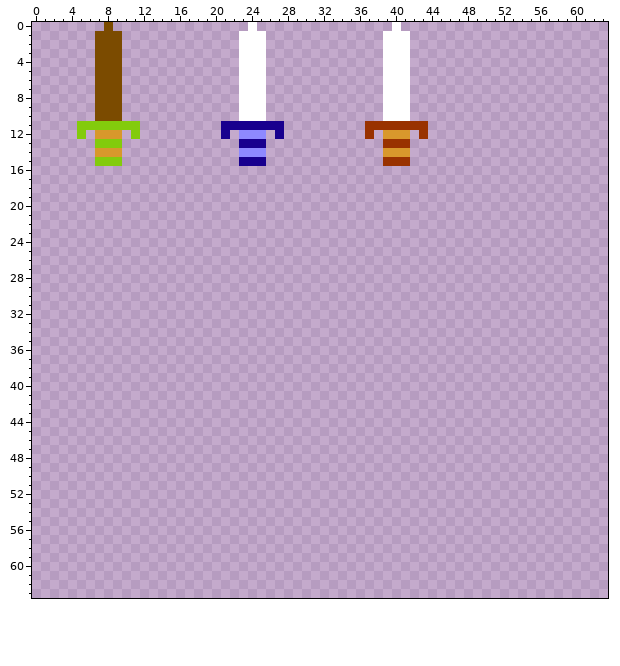
Pixel-art sprite, stored at resources/zelda1/sprites/items.png. The picture above was drawn from the file before the commit.
The file is 64x64 pixels.
Once edited:
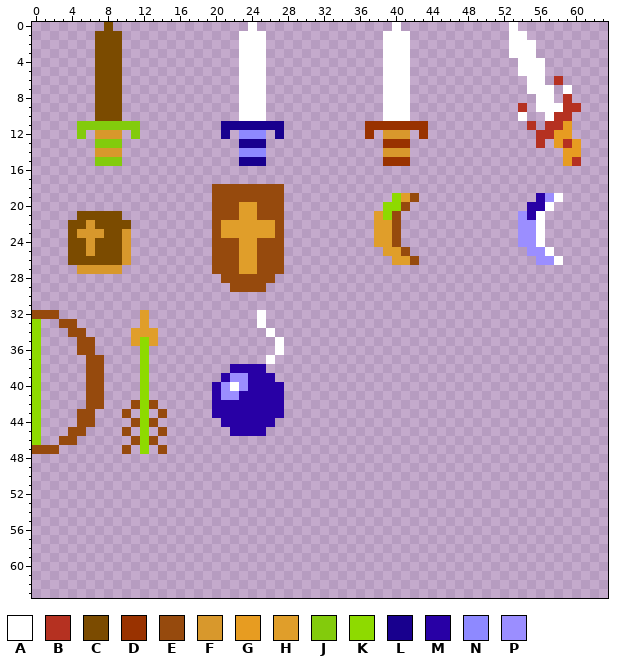
Palette (. is transparent): A #ffffff  B #b53121  C #7b4b00  D #993200  E #964a0d  F #d8982c  G #e79c21  H #e09e2a  J #83cb0c  K #8eda00  L #18008e  M #2800a5  N #8e89ff  P #9b8eff
The edit:
There is now colour A in row 0 at x 53; in row 1 at x 53 to 54; in rows 2 to 3 at x 53 to 55; in rows 4 to 5 at x 54 to 56; in row 6 at x 55 to 56; in row 7 at x 55 to 57 and 59.
There is now colour A in row 8 at x 56 to 57; in row 9 at x 56 to 58; in row 10 at x 54 and 57; in row 19 at x 58; in row 20 at x 57; in rows 21 to 24 at x 56.
There is now colour A in row 25 at x 57; in row 26 at x 58; in rows 32 to 33 at x 25; in row 34 at x 26; in rows 35 to 36 at x 27; in row 37 at x 26.
There is now colour A in row 40 at x 22.
There is now colour B in row 6 at x 58; in row 8 at x 59; in row 9 at x 54 and 59 to 60; in row 10 at x 58 to 59; in row 11 at x 55 and 57 to 58; in row 12 at x 56 to 57.
There is now colour B in row 13 at x 56 and 59; in row 15 at x 60.
There is now colour C in row 21 at x 5 to 9; in row 22 at x 4 to 5 and 7 to 10; in row 23 at x 4 and 8 to 9; in rows 24 to 25 at x 4 to 5 and 7 to 9; in row 26 at x 4 to 9.
There is now colour E in row 18 at x 20 to 27; in row 19 at x 20 to 27 and 42; in row 20 at x 20 to 22, 25 to 27 and 41; in row 21 at x 20 to 22, 25 to 27 and 40; in rows 22 to 23 at x 20, 27 and 40; in row 24 at x 20 to 22, 25 to 27 and 40.
There is now colour E in row 25 at x 20 to 22, 25 to 27 and 41; in row 26 at x 20 to 22, 25 to 27 and 42; in row 27 at x 20 to 22 and 25 to 27; in row 28 at x 21 to 26; in row 29 at x 22 to 25; in row 32 at x 0 to 2.
There is now colour E in row 33 at x 3 to 4; in row 34 at x 4 to 5; in rows 35 to 36 at x 5 to 6; in rows 37 to 41 at x 6 to 7; in row 42 at x 6 to 7, 11 and 13; in row 43 at x 5 to 6, 10 and 14.
There is now colour E in row 44 at x 5 to 6, 11 and 13; in row 45 at x 4 to 5, 10 and 14; in row 46 at x 3 to 4, 11 and 13; in row 47 at x 0 to 2, 10 and 14.
There is now colour F in row 22 at x 6; in row 23 at x 5 to 7 and 10; in rows 24 to 25 at x 6 and 10; in row 26 at x 10; in row 27 at x 5 to 9.
There is now colour G in row 11 at x 59; in row 12 at x 58 to 59; in row 13 at x 58 and 60; in row 14 at x 59 to 60; in row 15 at x 59.
There is now colour H in row 19 at x 41; in row 20 at x 23 to 24; in row 21 at x 23 to 24 and 38; in rows 22 to 23 at x 21 to 26 and 38 to 39; in row 24 at x 23 to 24 and 38 to 39; in row 25 at x 23 to 24 and 39 to 40.
There is now colour H in row 26 at x 23 to 24 and 40 to 41; in row 27 at x 23 to 24; in rows 32 to 33 at x 12; in row 34 at x 11 to 13; in row 35 at x 11 and 13.
There is now colour K in row 19 at x 40; in row 20 at x 39 to 40; in row 21 at x 39; in rows 33 to 34 at x 0; in rows 35 to 46 at x 0 and 12; in row 47 at x 12.
There is now colour M in row 19 at x 56; in row 20 at x 55 to 56; in row 21 at x 55; in row 38 at x 22 to 25; in row 39 at x 21 and 24 to 26; in row 40 at x 20 and 24 to 27.
There is now colour M in row 41 at x 20 and 23 to 27; in rows 42 to 43 at x 20 to 27; in row 44 at x 21 to 26; in row 45 at x 22 to 25.
There is now colour P in row 19 at x 57; in row 21 at x 54; in rows 22 to 24 at x 54 to 55; in row 25 at x 55 to 56; in row 26 at x 56 to 57; in row 39 at x 22 to 23.
There is now colour P in row 40 at x 21 and 23; in row 41 at x 21 to 22.
Where, in picture pixels (left, top, right, bottom), the same in both pictures:
added: (509, 22, 581, 265)
added: (212, 184, 284, 436)
added: (374, 193, 419, 265)
added: (32, 211, 167, 454)
